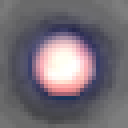
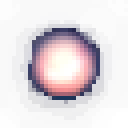
Before/after of a w=128, h=128 layered artwork. What changed in the layer stack:
painted on "Pasted Layer copy" over [0, 0, 128, 128]
